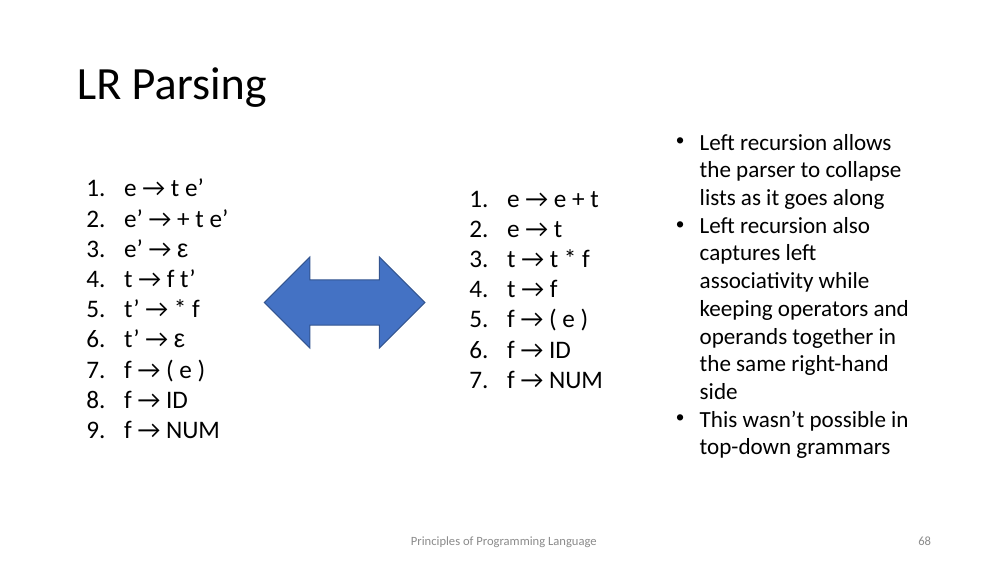
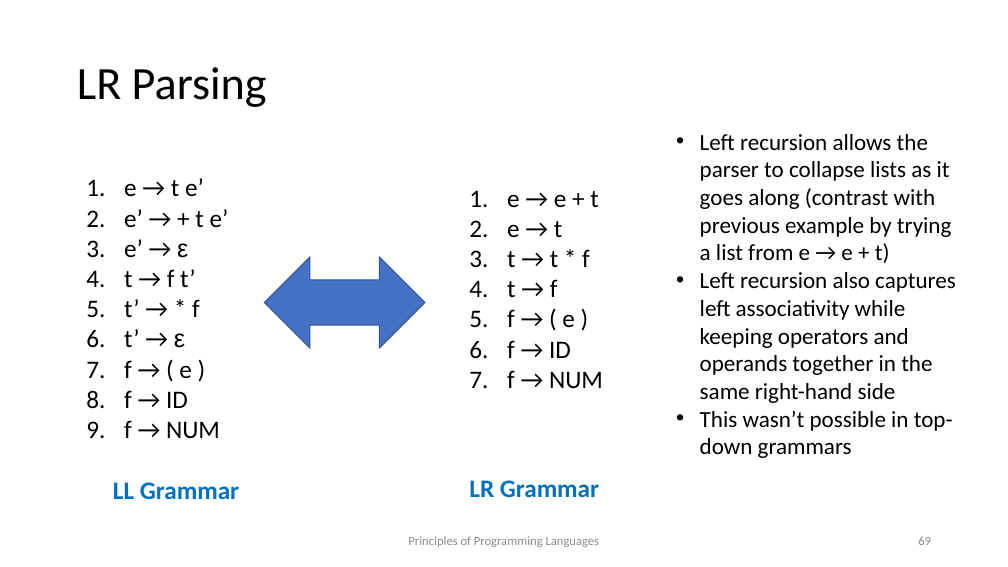
Before and after one commit to kongm/pl-design, a slide deck: slide 69 of syntax.pptx (slide 68 before the commit). Drawn at 1008x567 pixels with LibreOffice and Linux fonts; fonts in the diff are those of the drawing. Boxes give left, top, right and bottom in pixels: in the first picture for what was removed or moved away, otherwise in the second. Text is boxed around its words. In the diff, an @@ line names an element or a change of style, - is before the commit and + after.

```diff
--- a/syntax.pptx
+++ b/syntax.pptx
@@ text at [700, 134, 952, 263]: text changed @@
-• Left recursion allows the parser to collapse lists as it goes along
+• Left recursion allows the parser to collapse lists as it goes along (contrast with previous example by trying a list from e → e + t)
@@ text added at [113, 482, 239, 499], 24 pt, text #0070C0, bold @@
+LL Grammar
@@ text added at [469, 480, 599, 497], 24 pt, text #0070C0, bold @@
+LR Grammar
@@ text at [408, 536, 599, 547]: text changed @@
-Principles of Programming Language
+Principles of Programming Languages
```
Also in this commit, not shown: 75 other slides changed, 3 slides added, 1 other file.
